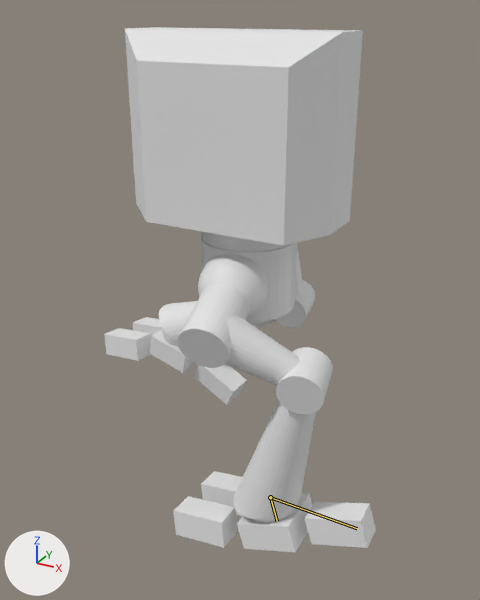
Two versions of the Blender file step11.blend, one commit apart.
Camera for both pictures: a 50 mm lens placed at (-39.3, -12.82, 10.9), pointed at (-46.02, -0.6, 4.79). Arrows for +X, +Y and +Z are at lower left; the lights stay in place. The picture after the commit comes second. Both versions are drawn at frame 145 of the action 'ArmatureAction'; the numbers are the values there. The bones that change are drawn over the model as lines.
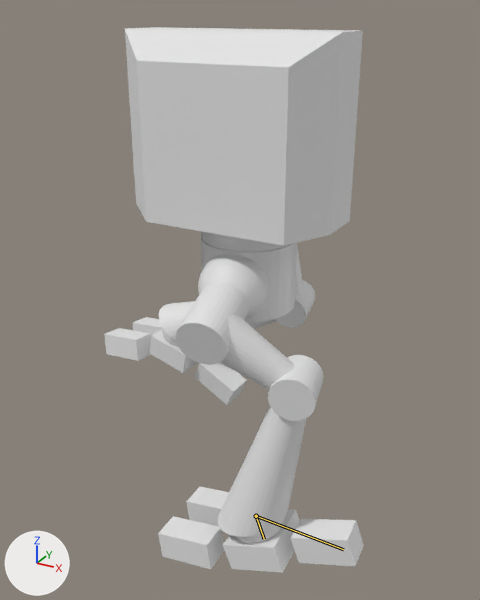
Where the change shows, as pixel boxes [x1, y1, x2, y2] in the pictures (480 x 600 px):
'Icosphere.002', posed: before [177, 254, 300, 385]; after [176, 254, 294, 389]
'Cone.003', posed (7% wider, 9% taller): before [233, 400, 316, 519]; after [217, 407, 306, 537]
'Cube.004', posed: before [305, 502, 376, 548]; after [291, 519, 364, 566]
'Cube.005', posed: before [173, 496, 238, 548]; after [158, 516, 225, 569]
'Icosphere.004', posed (10% taller): before [237, 494, 313, 552]; after [223, 509, 300, 573]
'Cylinder.004', posed: before [276, 347, 333, 414]; after [268, 355, 324, 421]
'Cube.006', posed: before [201, 471, 243, 516]; after [186, 487, 229, 527]
bone 'Ankle.L', root to tip: before (270, 497) to (277, 521); after (256, 516) to (264, 539)
bone 'Shin_Controller.L', root to tip: before (270, 497) to (357, 528); after (256, 516) to (343, 549)

The change in detail:
Bone 'Ankle.L' (bone_ankle_l) turns from (-13, 5, -10) to (-4, 9, -6) degrees about its own x, y and z.
Bone 'Shin_Controller.L' (bone_shin_controller_l) moves from (0.11, -47.34, 0.07) to (0.22, -47.44, -0.45).
